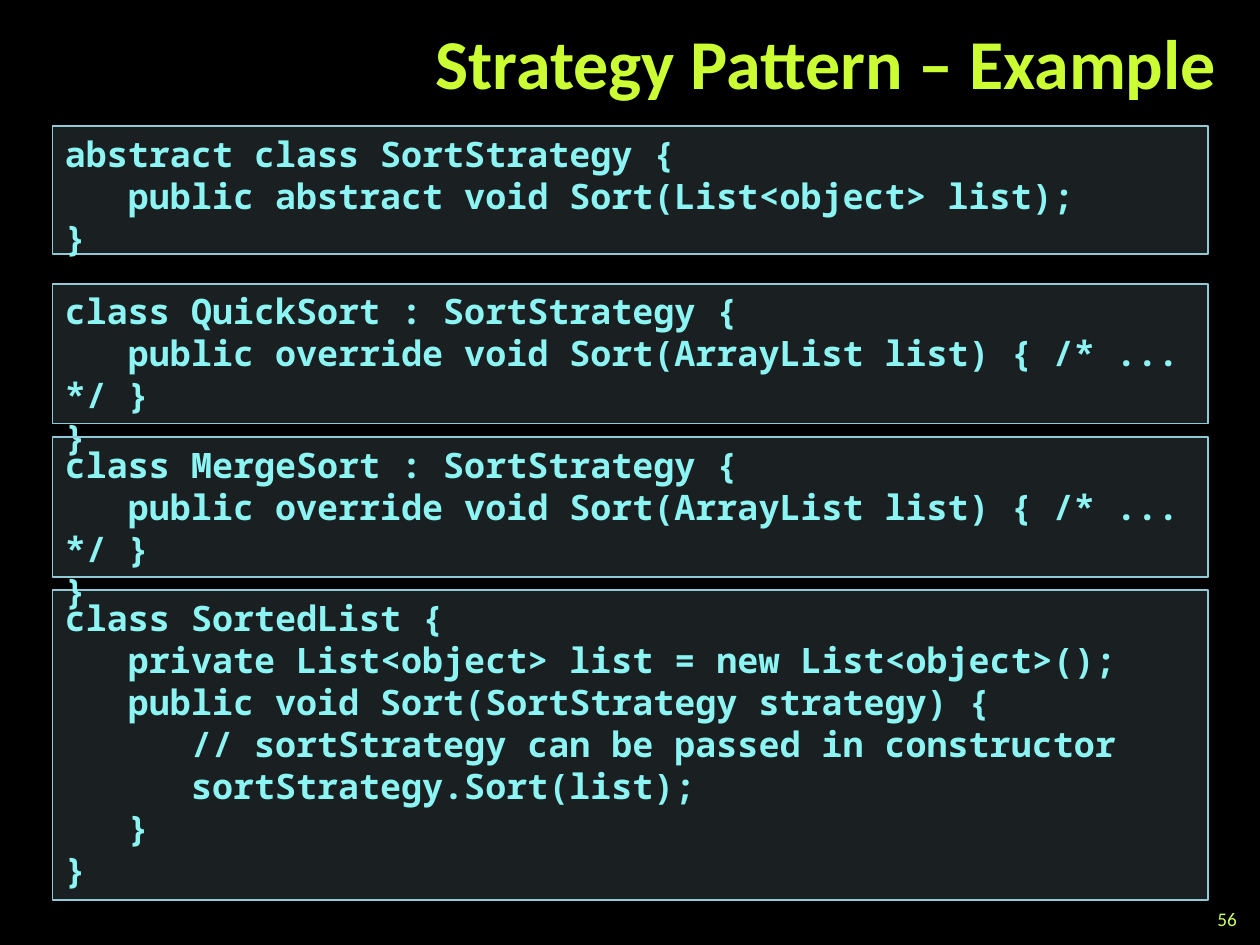
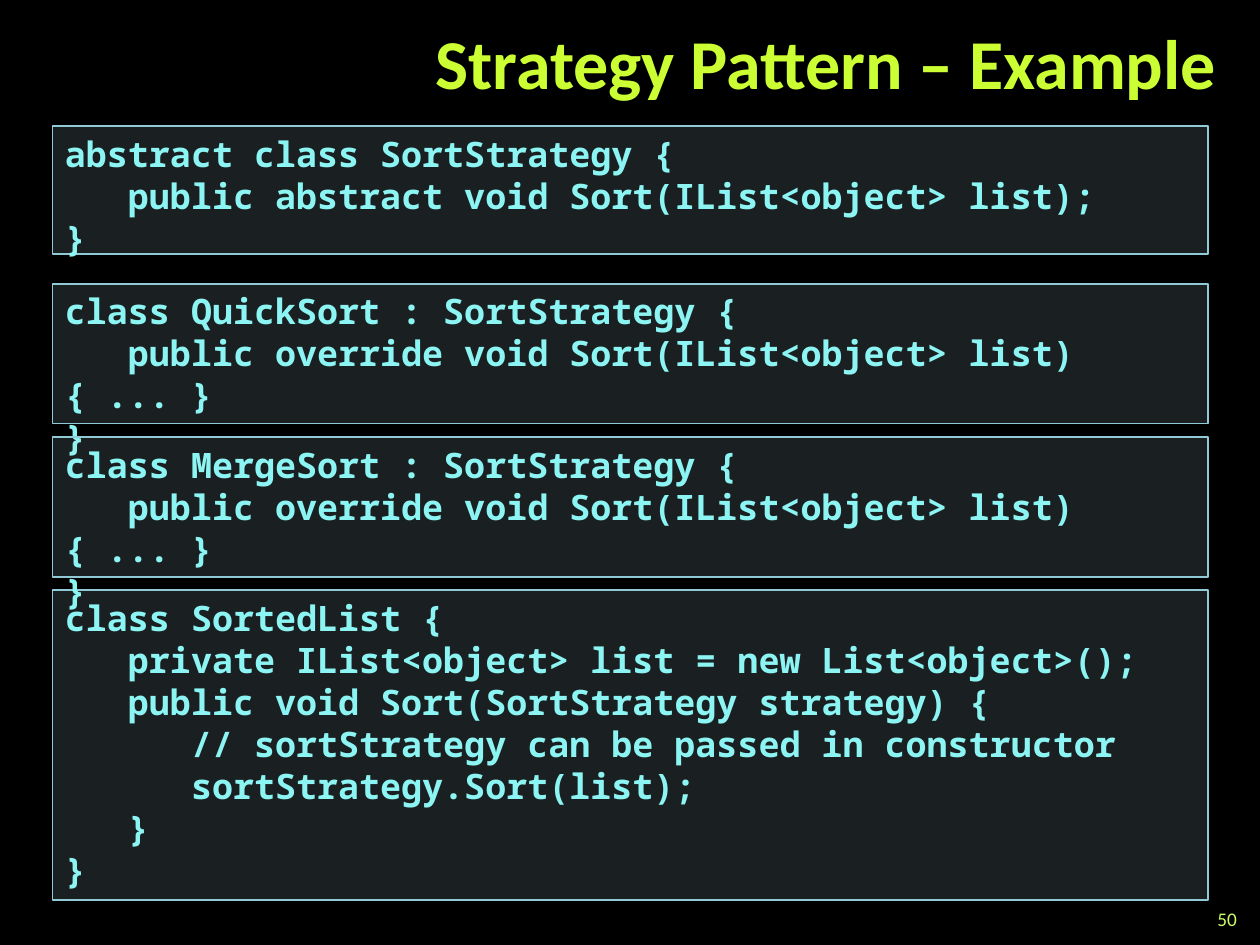
Before and after one commit to martin-nikolov/Telerik-Academy, a slide deck: slide 50 of Programming with C#/3. C# Object-Oriented Programming/07. Design Patterns/Design Patterns.pptx (slide 56 before the commit). Drawn at 1260x945 pixels with LibreOffice and Linux fonts; fonts in the diff are those of the drawing; background and template pictures are left out. Boxes give left, top, right and bottom in pixels: in the first picture for what was removed or moved away, otherwise in the second. Text is boxed around its words. In the diff, an @@ line names an element or a change of style, - is before the commit and + after.

Commit message:
C# OOP - Design Patterns Files - Update

```diff
--- a/Programming with C#/3. C# Object-Oriented Programming/07. Design Patterns/Design Patterns.pptx
+++ b/Programming with C#/3. C# Object-Oriented Programming/07. Design Patterns/Design Patterns.pptx
@@ text at <box>128,182,1095,218</box>: text changed @@
-public abstract void Sort(List<object> list);
+public abstract void Sort(IList<object> list);
@@ text in rectangle at <box>128,339,1074,375</box>: text changed @@
-public override void Sort(ArrayList list) { /* ... */ }
+public override void Sort(IList<object> list) { ... }
@@ text in rectangle at <box>128,493,1074,529</box>: text changed @@
-public override void Sort(ArrayList list) { /* ... */ }
+public override void Sort(IList<object> list) { ... }
@@ text in rectangle at <box>128,646,1137,682</box>: text changed @@
-private List<object> list = new List<object>();
+private IList<object> list = new List<object>();
@@ page number at <box>1217,913,1236,926</box>: text changed @@
-56
+50
```
Also in this commit, not shown: 3 other slides changed, 6 slides removed, 2 other files.
